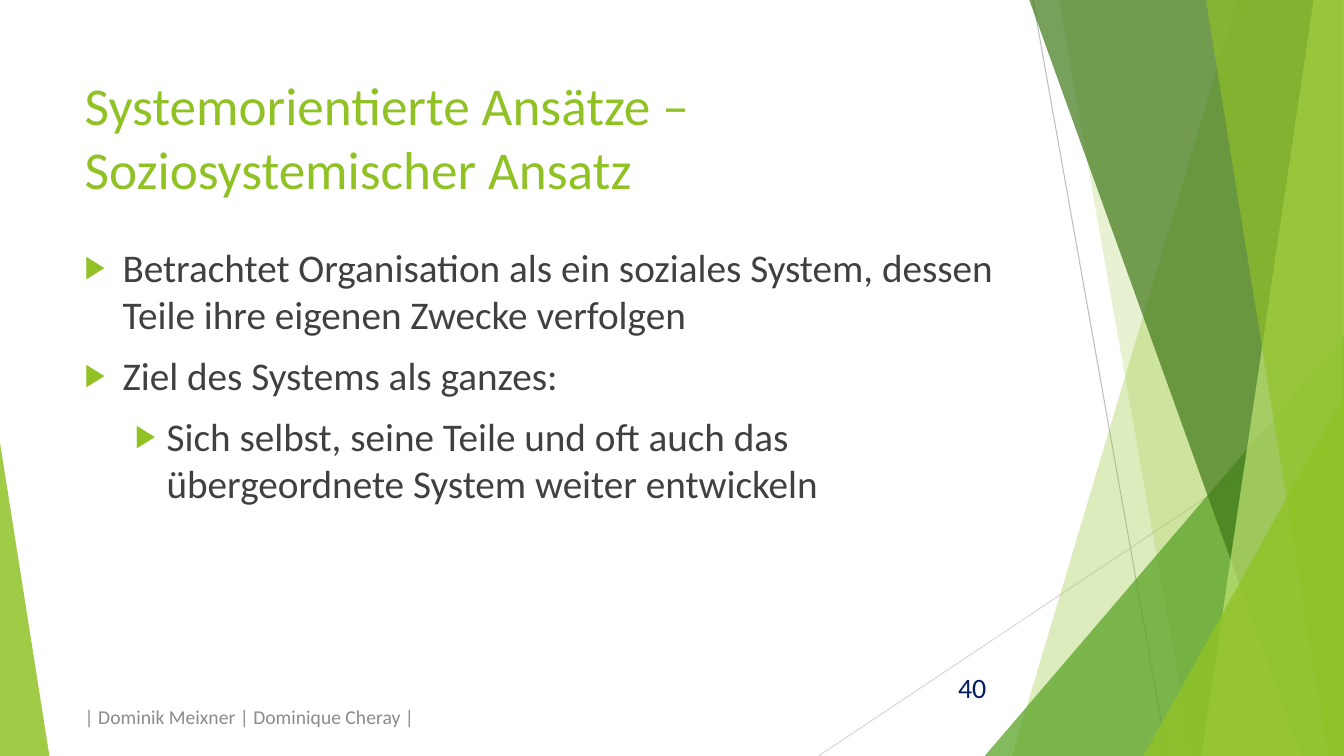
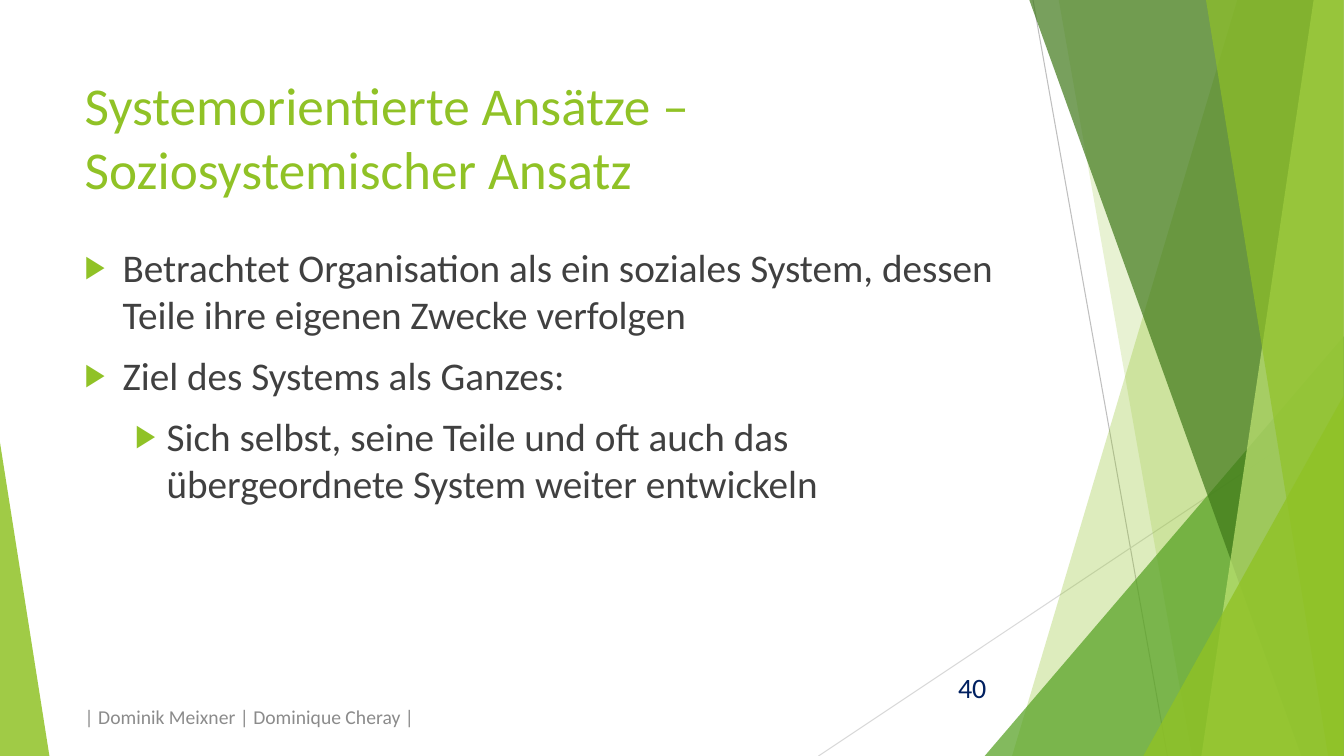
Before and after one commit to domeix/BlaBla, a slide deck: slide 40 of OrgatheoretAns/OrgatheoretAnsPraes.pptx. Drawn at 1344x756 pixels with LibreOffice and Linux fonts; fonts in the diff are those of the drawing. Boxes give left, top, right and bottom in pixels: in the first picture for what was removed or moved away, otherwise in the second. Text is boxed around its words. In the diff, an @@ line names an element or a change of style, - is before the commit and + after.

```diff
--- a/OrgatheoretAns/OrgatheoretAnsPraes.pptx
+++ b/OrgatheoretAns/OrgatheoretAnsPraes.pptx
@@ text at box(123, 362, 565, 397): text changed @@
-▶ Ziel des Systems als ganzes:
+▶ Ziel des Systems als Ganzes:
```
Also in this commit, not shown: 1 other slide changed, 1 other file.
